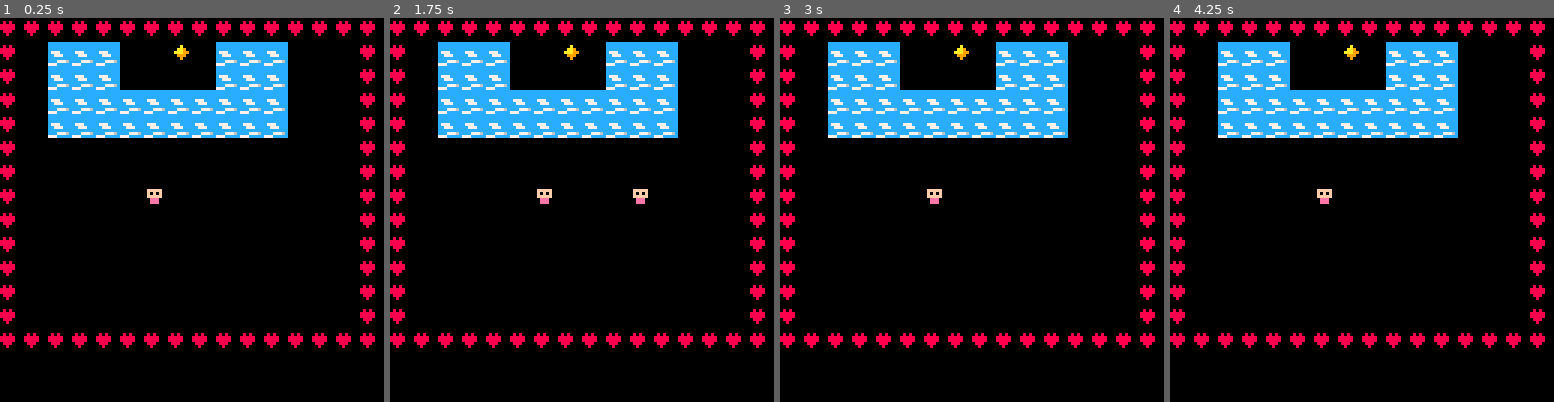
Above: before the commit, frames 1-4 (left to right).
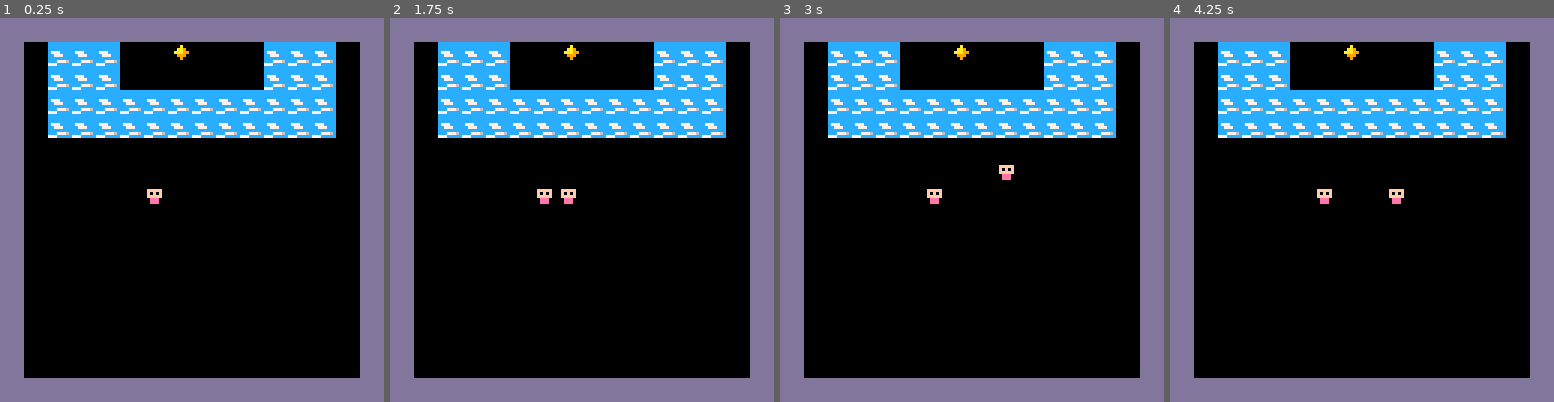
Above: after the commit, the same moments.

Repository: sourencho/mimic
Game: PICO-8 cartridge mimic.p8
Same seed, same stepped clock (60 frames per second), same inputs: the game is played once before the commit and once after it.
Inputs:
- Up to frame 1 (0.25 s): no input
- Up to frame 2 (1.75 s): hold Right from 1.6 s (still down)
- Up to frame 3 (3 s): release Right at 2.1 s; hold Up 2.15-2.42 s; hold Right from 2.47 s (still down)
- Up to frame 4 (4.25 s): release Right at 3.03 s; hold Left 3.08-3.58 s; hold Down 3.63-3.97 s; hold Right from 4.02 s (still down)

The runs differ from the first frame. In frame 1, 29% of the frame differs, in the area x 0-100%, y 0-100%; in frame 2, 30%; in frame 3, 30%; in frame 4, 30%.

Commit message:
Add some todos/structure and make player only move once on button down

Diff:
--- a/mimic.p8
+++ b/mimic.p8
@@ -13,17 +13,27 @@
     a.dx = 0
     a.dy = 0
     a.spr = spr_n
+
+    -- animation
     a.frame = 0
     a.t = 0
     a.frames = 1
 
-    add(actors,a)
+    add(actors, a)
     return a
 end
 
+function valid_position(x, y, a)
+    -- todo: add collision check
+    return true
+end
+
 function move_actor(a)
-    a.x += a.dx
-    a.y += a.dy
+    if valid_position(a.x + a.dx, a.y + a.dy) then
+        a.x += a.dx
+        a.y += a.dy
+    end
+
     a.dx = 0
     a.dy = 0
     a.t += 1
@@ -33,17 +43,20 @@
     spr(a.spr + a.frame, a.x*8, a.y*8)
 end
 
-function control_player()
-    if (btn(0)) pl.dx = -1
-    if (btn(1)) pl.dx = 1
-    if (btn(2)) pl.dy = -1
-    if (btn(3)) pl.dy = 1
+function player_input()
+    if (btnp(0)) pl.dx = -1
+    if (btnp(1)) pl.dx = 1
+    if (btnp(2)) pl.dy = -1
+    if (btnp(3)) pl.dy = 1
 end
 
 function find_player(spr_n)
     for i=0,16 do
 		for j=0,16 do
 			if mget(i,j) == spr_n then
+                -- todo: erase player from map if possible
+                -- or find another solution for agent positions
+                -- maybe a second layer of the map or define in code?
 				return i, j
 			end
 		end
@@ -56,7 +69,7 @@
 end
 
 function _update()
-    control_player()
+    player_input()
     foreach(actors, move_actor)
 end
 
@@ -75,18 +88,28 @@
 0070070000800000cccccccc00eee000000090000000000000000000000000000000000000000000000000000000000000000000000000000000000000000000
 0000000000000000ccc7776c00000000000000000000000000000000000000000000000000000000000000000000000000000000000000000000000000000000
 0000000000000000777ccccc00000000000000000000000000000000000000000000000000000000000000000000000000000000000000000000000000000000
+dddddddd000000000000000000000000000000000000000000000000000000000000000000000000000000000000000000000000000000000000000000000000
+dddddddd000000000000000000000000000000000000000000000000000000000000000000000000000000000000000000000000000000000000000000000000
+dddddddd000000000000000000000000000000000000000000000000000000000000000000000000000000000000000000000000000000000000000000000000
+dddddddd000000000000000000000000000000000000000000000000000000000000000000000000000000000000000000000000000000000000000000000000
+dddddddd000000000000000000000000000000000000000000000000000000000000000000000000000000000000000000000000000000000000000000000000
+dddddddd000000000000000000000000000000000000000000000000000000000000000000000000000000000000000000000000000000000000000000000000
+dddddddd000000000000000000000000000000000000000000000000000000000000000000000000000000000000000000000000000000000000000000000000
+dddddddd000000000000000000000000000000000000000000000000000000000000000000000000000000000000000000000000000000000000000000000000
 __map__
-0101010101010101010101010101010100000000000000000000000000000000000000000000000000000000000000000000000000000000000000000000000000000000000000000000000000000000000000000000000000000000000000000000000000000000000000000000000000000000000000000000000000000000
-0100020202000004000202020000000100000000000000000000000000000000000000000000000000000000000000000000000000000000000000000000000000000000000000000000000000000000000000000000000000000000000000000000000000000000000000000000000000000000000000000000000000000000
-0100020202000000000202020000000100000000000000000000000000000000000000000000000000000000000000000000000000000000000000000000000000000000000000000000000000000000000000000000000000000000000000000000000000000000000000000000000000000000000000000000000000000000
-0100020202020202020202020000000100000000000000000000000000000000000000000000000000000000000000000000000000000000000000000000000000000000000000000000000000000000000000000000000000000000000000000000000000000000000000000000000000000000000000000000000000000000
-0100020202020202020202020000000100000000000000000000000000000000000000000000000000000000000000000000000000000000000000000000000000000000000000000000000000000000000000000000000000000000000000000000000000000000000000000000000000000000000000000000000000000000
-0100000000000000000000000000000100000000000000000000000000000000000000000000000000000000000000000000000000000000000000000000000000000000000000000000000000000000000000000000000000000000000000000000000000000000000000000000000000000000000000000000000000000000
-0100000000000000000000000000000100000000000000000000000000000000000000000000000000000000000000000000000000000000000000000000000000000000000000000000000000000000000000000000000000000000000000000000000000000000000000000000000000000000000000000000000000000000
-0100000000000300000000000000000100000000000000000000000000000000000000000000000000000000000000000000000000000000000000000000000000000000000000000000000000000000000000000000000000000000000000000000000000000000000000000000000000000000000000000000000000000000
-0100000000000000000000000000000100000000000000000000000000000000000000000000000000000000000000000000000000000000000000000000000000000000000000000000000000000000000000000000000000000000000000000000000000000000000000000000000000000000000000000000000000000000
-0100000000000000000000000000000100000000000000000000000000000000000000000000000000000000000000000000000000000000000000000000000000000000000000000000000000000000000000000000000000000000000000000000000000000000000000000000000000000000000000000000000000000000
-0100000000000000000000000000000100000000000000000000000000000000000000000000000000000000000000000000000000000000000000000000000000000000000000000000000000000000000000000000000000000000000000000000000000000000000000000000000000000000000000000000000000000000
-0100000000000000000000000000000100000000000000000000000000000000000000000000000000000000000000000000000000000000000000000000000000000000000000000000000000000000000000000000000000000000000000000000000000000000000000000000000000000000000000000000000000000000
-0100000000000000000000000000000100000000000000000000000000000000000000000000000000000000000000000000000000000000000000000000000000000000000000000000000000000000000000000000000000000000000000000000000000000000000000000000000000000000000000000000000000000000
-0101010101010101010101010101010100000000000000000000000000000000000000000000000000000000000000000000000000000000000000000000000000000000000000000000000000000000000000000000000000000000000000000000000000000000000000000000000000000000000000000000000000000000
+1010101010101010101010101010101000000000000000000000000000000000000000000000000000000000000000000000000000000000000000000000000000000000000000000000000000000000000000000000000000000000000000000000000000000000000000000000000000000000000000000000000000000000
+1000020202000004000000020202001000000000000000000000000000000000000000000000000000000000000000000000000000000000000000000000000000000000000000000000000000000000000000000000000000000000000000000000000000000000000000000000000000000000000000000000000000000000
+1000020202000000000000020202001000000000000000000000000000000000000000000000000000000000000000000000000000000000000000000000000000000000000000000000000000000000000000000000000000000000000000000000000000000000000000000000000000000000000000000000000000000000
+1000020202020202020202020202001000000000000000000000000000000000000000000000000000000000000000000000000000000000000000000000000000000000000000000000000000000000000000000000000000000000000000000000000000000000000000000000000000000000000000000000000000000000
+1000020202020202020202020202001000000000000000000000000000000000000000000000000000000000000000000000000000000000000000000000000000000000000000000000000000000000000000000000000000000000000000000000000000000000000000000000000000000000000000000000000000000000
+1000000000000000000000000000001000000000000000000000000000000000000000000000000000000000000000000000000000000000000000000000000000000000000000000000000000000000000000000000000000000000000000000000000000000000000000000000000000000000000000000000000000000000
+1000000000000000000000000000001000000000000000000000000000000000000000000000000000000000000000000000000000000000000000000000000000000000000000000000000000000000000000000000000000000000000000000000000000000000000000000000000000000000000000000000000000000000
+1000000000000300000000000000001000000000000000000000000000000000000000000000000000000000000000000000000000000000000000000000000000000000000000000000000000000000000000000000000000000000000000000000000000000000000000000000000000000000000000000000000000000000
+1000000000000000000000000000001000000000000000000000000000000000000000000000000000000000000000000000000000000000000000000000000000000000000000000000000000000000000000000000000000000000000000000000000000000000000000000000000000000000000000000000000000000000
+1000000000000000000000000000001000000000000000000000000000000000000000000000000000000000000000000000000000000000000000000000000000000000000000000000000000000000000000000000000000000000000000000000000000000000000000000000000000000000000000000000000000000000
+1000000000000000000000000000001000000000000000000000000000000000000000000000000000000000000000000000000000000000000000000000000000000000000000000000000000000000000000000000000000000000000000000000000000000000000000000000000000000000000000000000000000000000
+1000000000000000000000110000001000000000000000000000000000000000000000000000000000000000000000000000000000000000000000000000000000000000000000000000000000000000000000000000000000000000000000000000000000000000000000000000000000000000000000000000000000000000
+1000000000000000000000000000001000000000000000000000000000000000000000000000000000000000000000000000000000000000000000000000000000000000000000000000000000000000000000000000000000000000000000000000000000000000000000000000000000000000000000000000000000000000
+1000000000000000000000000000001000000000000000000000000000000000000000000000000000000000000000000000000000000000000000000000000000000000000000000000000000000000000000000000000000000000000000000000000000000000000000000000000000000000000000000000000000000000
+1000000000000000000000000000001000000000000000000000000000000000000000000000000000000000000000000000000000000000000000000000000000000000000000000000000000000000000000000000000000000000000000000000000000000000000000000000000000000000000000000000000000000000
+1010101010101010101010101010101000000000000000000000000000000000000000000000000000000000000000000000000000000000000000000000000000000000000000000000000000000000000000000000000000000000000000000000000000000000000000000000000000000000000000000000000000000000
